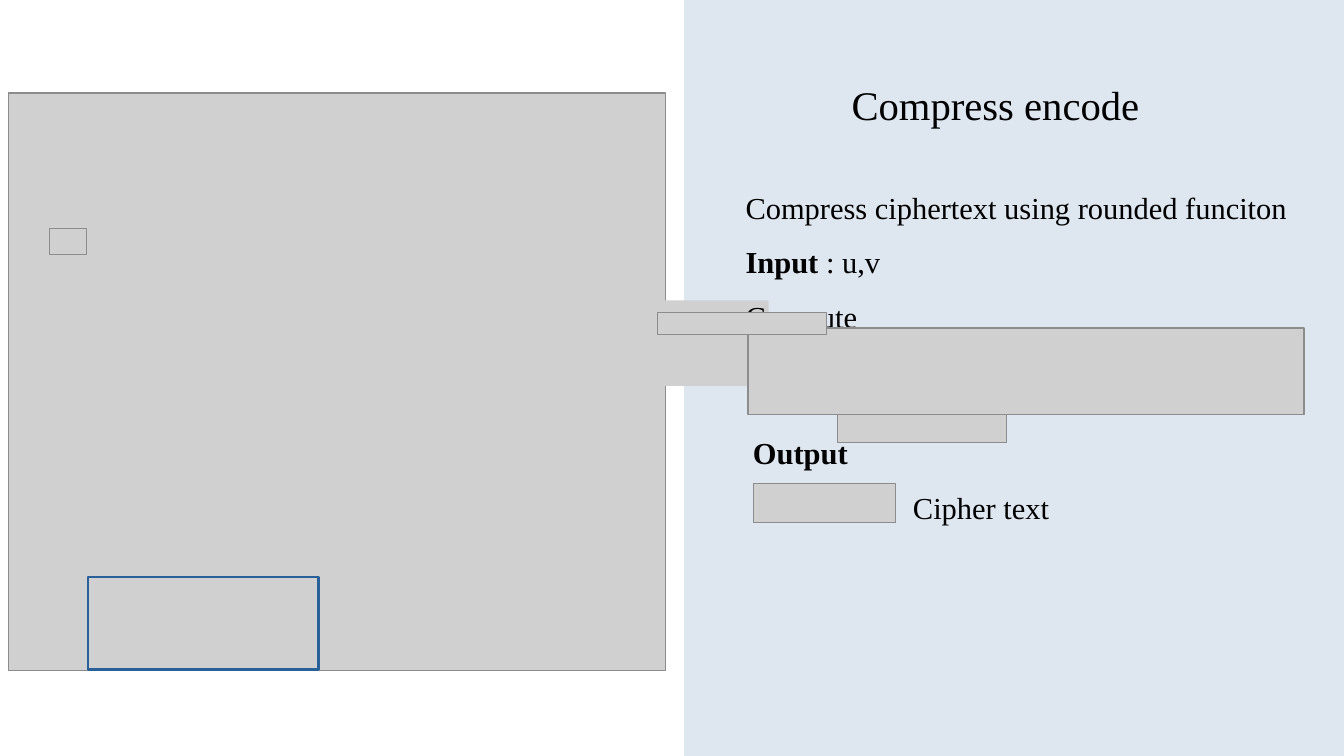
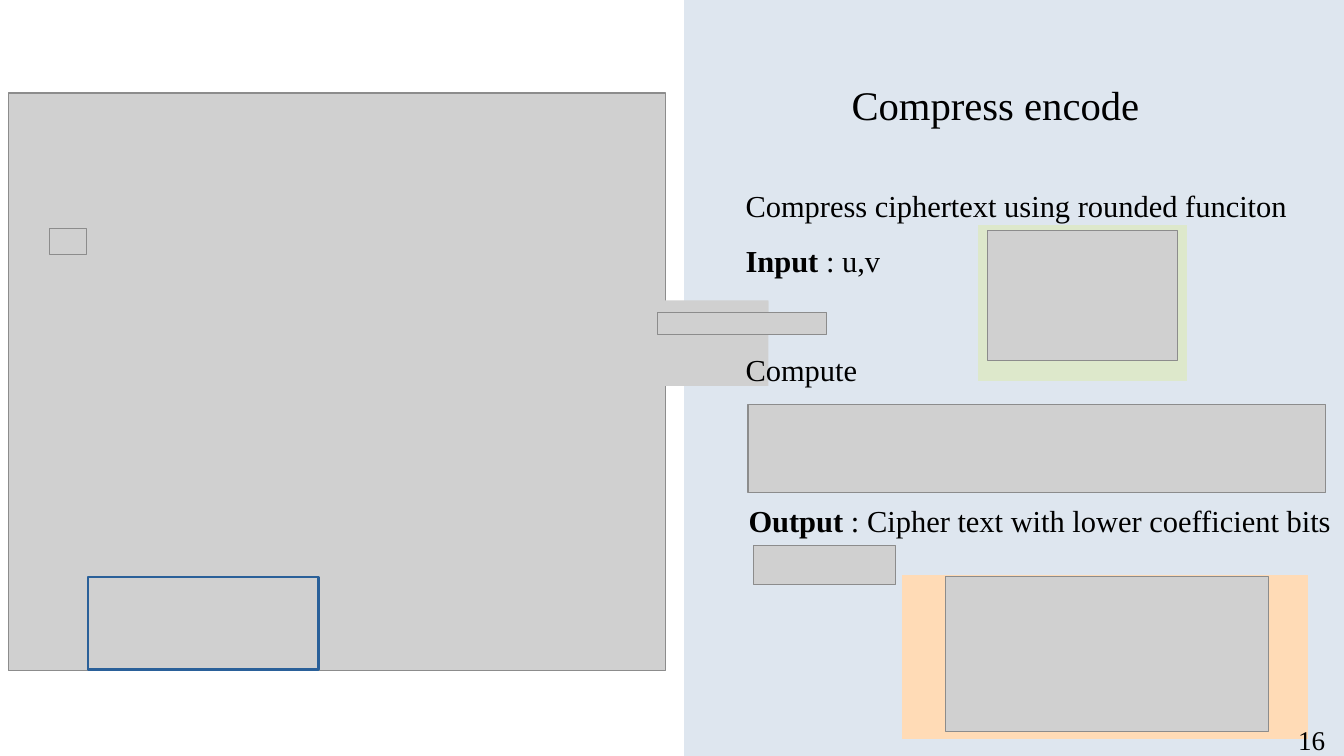
Before and after one commit to NitchayaninT/post-quantum-cryptography-accelerator, a slide deck: slide 16 of workspace/phil/purehardware.odp. Drawn at 1344x756 pixels with LibreOffice and Linux fonts; fonts in the diff are those of the drawing; grey boxes stand for pictures. Boxes give left, top, right and bottom in pixels: in the first picture for what was removed or moved away, otherwise in the second. Text is boxed around its words. In the diff, an @@ line names an element or a change of style, - is before the commit and + after.

```diff
--- a/workspace/phil/purehardware.odp
+++ b/workspace/phil/purehardware.odp
@@ text "Compress ciphertext using rounded funciton" rewrapped from [746,197,1286,335] to [746,195,1286,388] @@
@@ rectangle added at [978,226,1187,381], fill #DDE8CB, outline #DDE8CB 0 pt @@
@@ picture: place and size @@
-picture at [838,410,1007,444]
+picture at [988,231,1178,361]
@@ picture: place and size @@
-picture at [749,328,1305,415]
+picture at [749,405,1327,493]
@@ text at [749,510,1331,538]: text changed @@
-Output
-Cipher text
+Output : Cipher text with lower coefficient bits
@@ picture: place and size @@
-picture at [754,484,896,523]
+picture at [754,546,896,585]
@@ rectangle added at [903,577,1307,740], fill #FFDBB6, outline #FFDBB6 0 pt @@
@@ picture added at [946,577,1270,732] @@
@@ page number added at [1263,723,1288,749], 15 pt, text #000000 @@
+16
@@ text added at [1298,729,1325,751], 16 pt, text #000000 @@
+16
```
Also in this commit, not shown: 22 other slides changed, 20 slides added, 14 slides removed, 2 other files.
